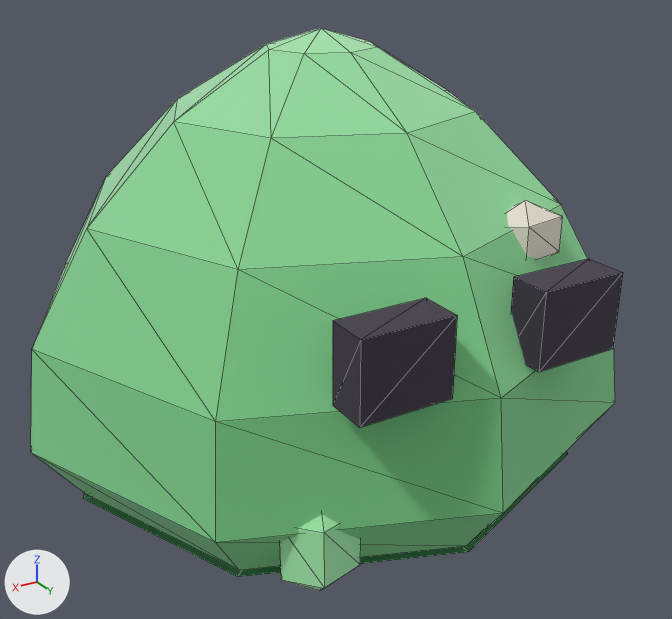
A saved change to the glTF model demos/dungeon_quartet/assets/models/enemy_slime.glb.
Rendered twice from a camera (50 mm lens) standing at (0.508, 0.878, 0.619) and looking at (-0.001, 0.029, 0.195). Arrows for +X, +Y and +Z are at lower left; the lights stay in place. The older version comes first. Mesh edges are drawn as thin lines. Vertices at exactly the same position are counted once.
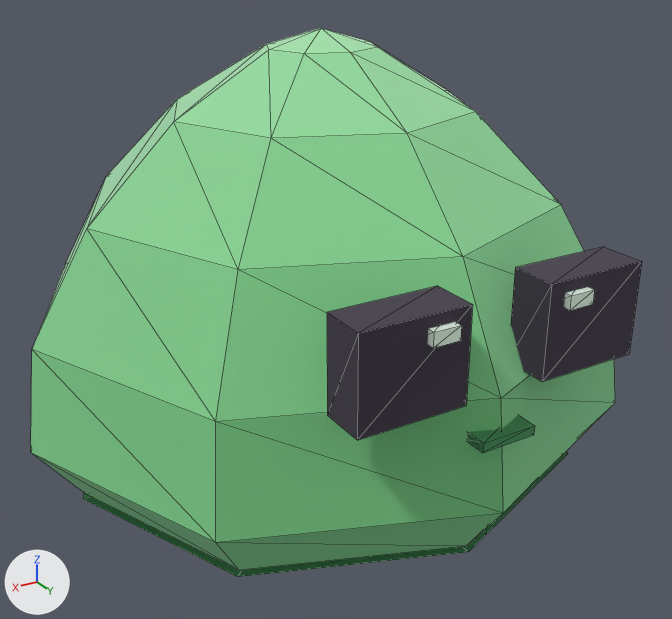
The change in detail:
me_mesh0 is used by ob_mesh0; location (0.0, 0.0, 0.0).
me_mesh0 had 105 vertices, 164 faces and spanned x -0.352..0.352, y -0.334..0.334, z 0.0..0.505.
me_mesh0 now has 119 vertices, 178 faces and spans x -0.352..0.352, y -0.334..0.334, z 0.0..0.505.
me_mesh0 part 1: the loose piece of 8 vertices spanning x -0.146..-0.05, y 0.268..0.312, z 0.225..0.305 is copied, and the copy is scaled about its middle by (1.17, 1.09, 1.2), then moved by (-0.002, 0.01, 0.005); it spans x -0.156..-0.044, y 0.276..0.324, z 0.222..0.318.
me_mesh0 part 2: the loose piece of 8 vertices spanning x 0.05..0.146, y 0.268..0.312, z 0.225..0.305 is copied, and the copy is scaled about its middle by (0.292, 0.455, 0.175), then moved by (-0.023, 0.032, 0.034); it spans x 0.061..0.089, y 0.312..0.332, z 0.292..0.306.
me_mesh0 part 3: the loose piece of 8 vertices spanning x -0.146..-0.05, y 0.268..0.312, z 0.225..0.305 is copied, and the copy is scaled about its middle by (0.625, 0.636, 0.125), then moved by (0.098, 0.03, -0.085); it spans x -0.03..0.03, y 0.306..0.334, z 0.175..0.185.
me_mesh0 part 4: the loose piece of 12 vertices spanning x 0.116..0.192, y 0.219..0.281, z 0.013..0.137 is deleted.
Part 5, on me_mesh0:
15 vertices are removed from x -0.154..0.146, y 0.19..0.312, z 0.225..0.353.
33 faces are deleted.
13 vertices move from x -0.115..0.05, y 0.18..0.312, z 0.225..0.334 to x -0.061..0.044, y 0.007..0.332, z 0.222..0.466.
17 vertices are added at x -0.089..0.156, y 0.007..0.332, z 0.222..0.477.
37 new faces join them.
me_mesh0 part 6: 5 kept faces spanning x -0.061..0.026, y 0.007..0.332, z 0.292..0.466 get new vertex colours.

Pixel boxes (x1, y1, x2, y2) of what changed, in the pictures (672 x 619 px; the box of a moved part takes in the faces that stretch with it):
'mesh0', reshaped: before (31, 28, 623, 591); after (31, 28, 642, 577)
part 1 of me_mesh0, added: after (511, 247, 642, 382)
part 2 of me_mesh0, added: after (427, 322, 462, 348)
part 3 of me_mesh0, added (green): after (468, 415, 535, 453)
part 4 of me_mesh0, deleted (green): before (280, 515, 361, 591)
part 5 of me_mesh0, moved or reshaped: before (333, 200, 623, 427); after (327, 286, 594, 440)
part 6 of me_mesh0, recoloured: after (564, 293, 571, 310)
